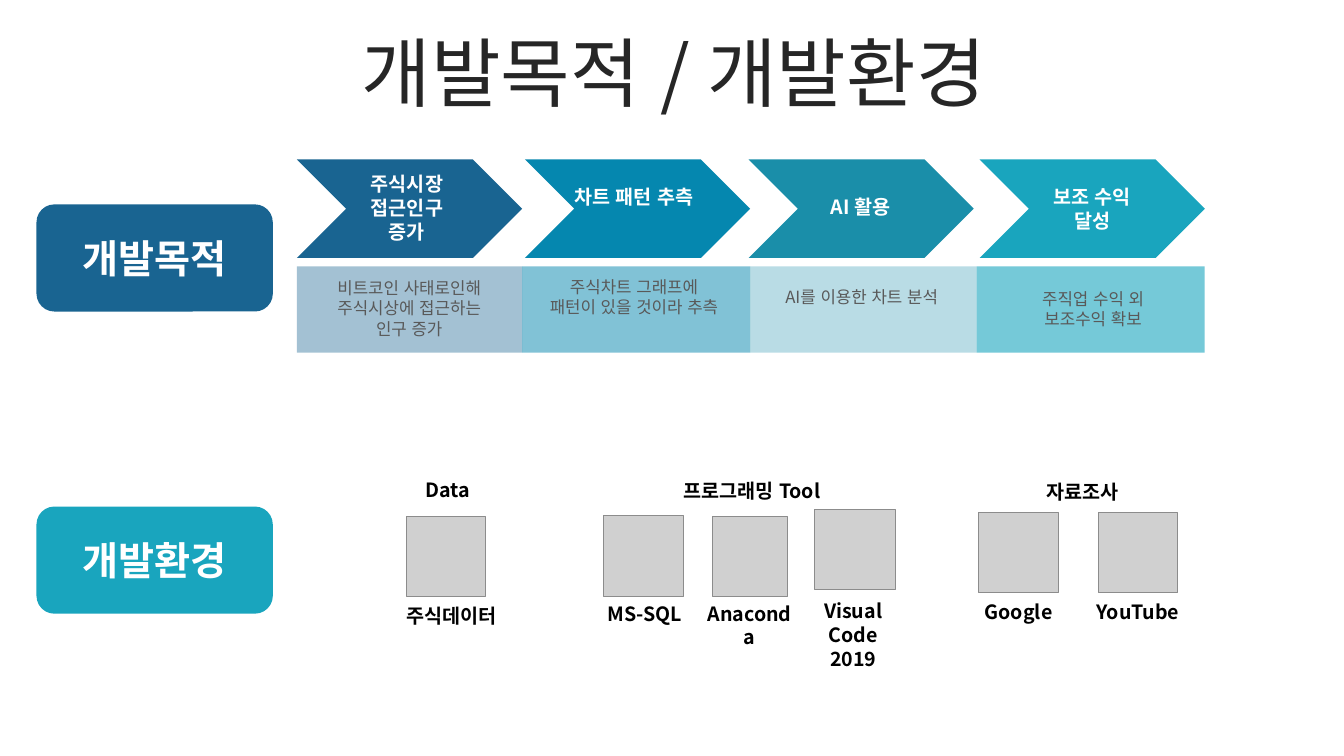
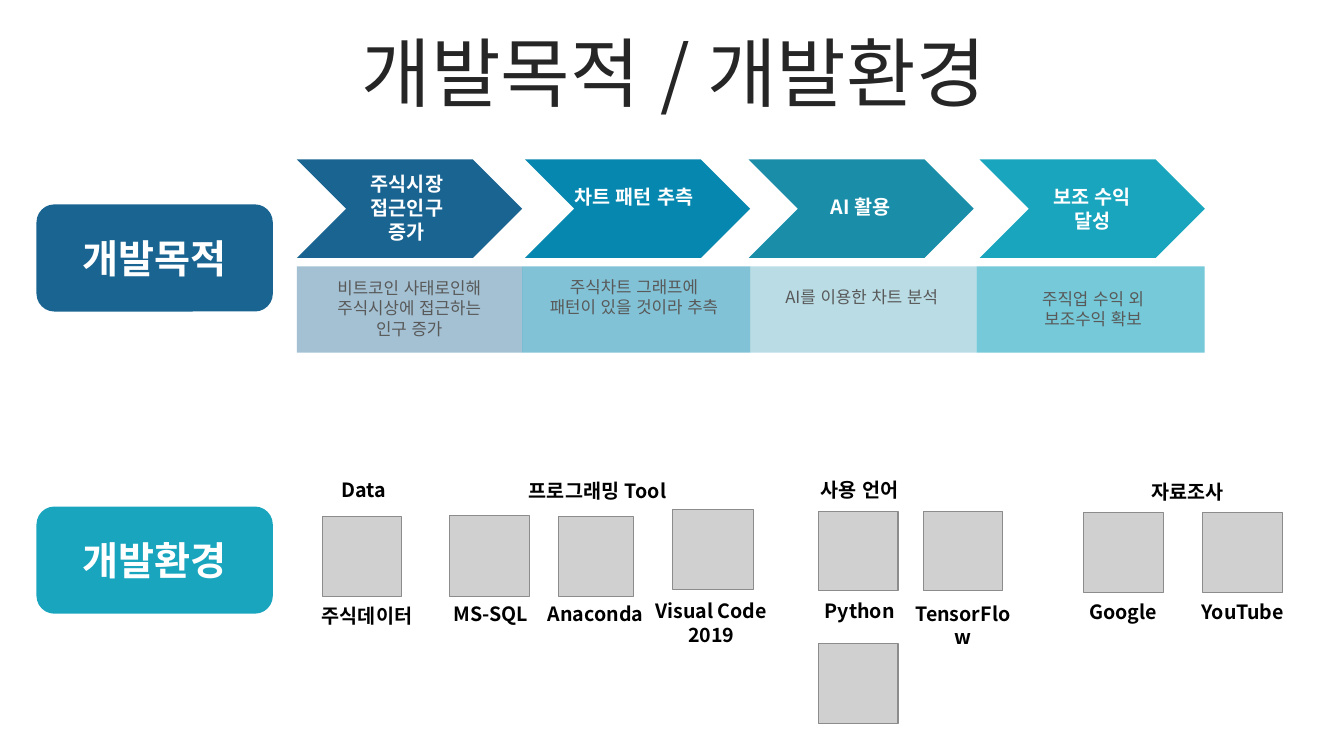
Before and after one commit to QYnote/Python_ConnectMS-SQL, a slide deck: slide 3 of 심준보_AI개발 포트폴리오.pptx. Drawn at 1344x756 pixels with LibreOffice and Linux fonts; fonts in the diff are those of the drawing; grey boxes stand for pictures. Boxes give left, top, right and bottom in pixels: in the first picture for what was removed or moved away, otherwise in the second. Text is boxed around its words. In the diff, an @@ line names an element or a change of style, - is before the commit and + after.

Commit message:
Update 심준보_AI개발 포트폴리오.pptx
포트폴리오 업데이트

```diff
--- a/심준보_AI개발 포트폴리오.pptx
+++ b/심준보_AI개발 포트폴리오.pptx
@@ 2 texts, 1 picture: place and size @@
-2 texts, 1 picture at [406,482,496,625]
+2 texts, 1 picture at [322,482,412,625]
@@ 2 pictures, 2 texts: place and size @@
-2 pictures, 2 texts at [604,481,820,625]
+2 pictures, 2 texts at [450,481,666,625]
@@ picture: place and size @@
-picture at [815,509,895,590]
+picture at [673,509,753,590]
@@ text added at [821,480,899,499], 14 pt, text #000000, bold @@
+사용 언어
@@ picture added at [819,511,898,591] @@
@@ picture added at [924,511,1003,591] @@
@@ text "Anaconda" rewrapped from [695,597,806,631] to [548,605,644,622] @@
@@ text "Visual Code 2019" rewrapped from [824,602,882,667] to [655,602,767,643] @@
@@ text added at [899,597,1026,631], 14 pt, text #000000, bold @@
+TensorFlow
@@ 3 texts, 2 pictures: place and size @@
-3 texts, 2 pictures at [979,482,1179,624]
+3 texts, 2 pictures at [1084,482,1284,624]
@@ text added at [825,602,895,623], 14 pt, text #000000, bold @@
+Python
@@ picture added at [819,644,898,724] @@
```
Also in this commit, not shown: 1 other slide changed, 2 slides added, 1 slide removed.
